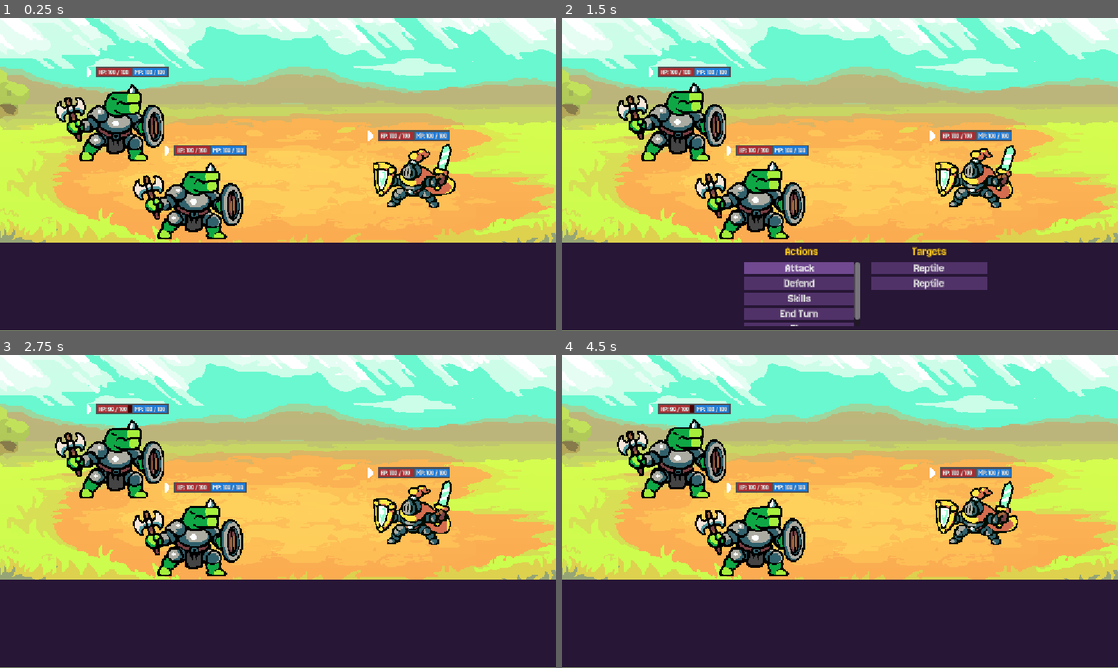
Above: before the commit, frames 1-4 (two rows, left to right).
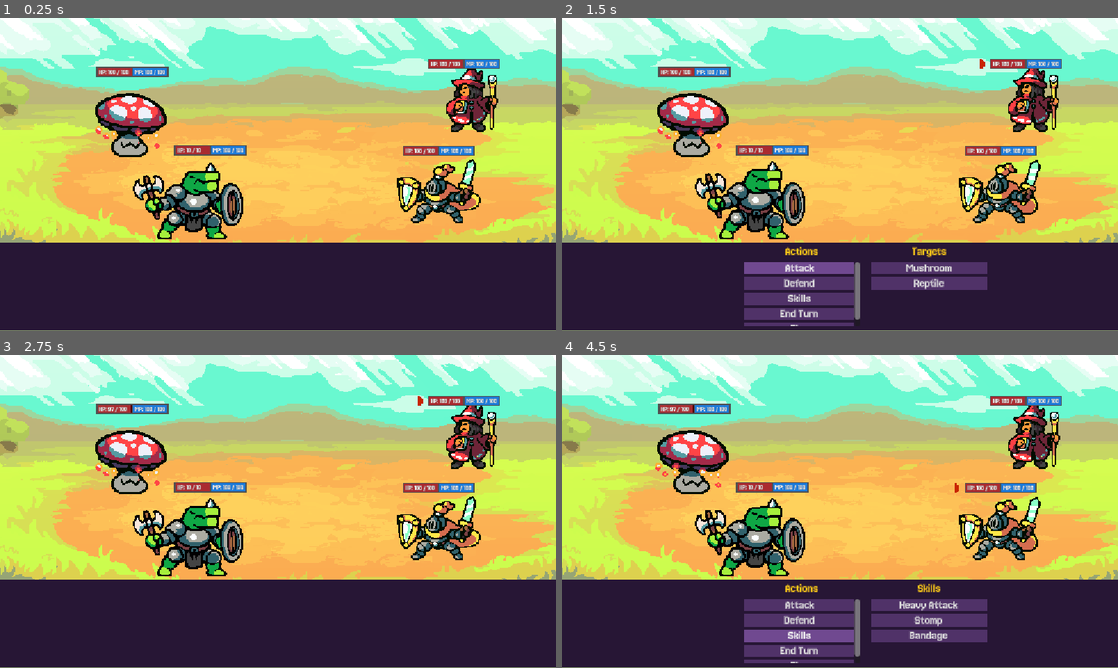
Above: after the commit, the same moments.

Repository: rhirne12/zenva-jrpg
Game: Godot game, scene res://Scenes/Battle/battle.tscn
Two runs of this game, one before a commit and one after it. Both use one fixed random seed, a clock stepped at 60 frames per second and the inputs below.
Inputs (mouse positions are in pixels of both pictures, inside the frame that each line leads up to):
- Up to frame 1 (0.25 s): no input
- Up to frame 2 (1.5 s): click "Attack" at 1.25 s
- Up to frame 3 (2.75 s): click (366, 605) at 2 s, where only the run after the commit has a clickable "Mushroom"
- Up to frame 4 (4.5 s): click (801, 621) at 3.5 s, where only the run after the commit has a clickable "Defend"; click (801, 636) at 4.25 s, where only the run after the commit has a clickable "Skills"

The runs differ from the first frame. In frame 1, 8.0% of the frame differs, in the area x 9-90%, y 13-66%; in frame 2, 8.2%; in frame 3, 8.1%; in frame 4, 14%, in the area x 9-90%, y 13-99%.

Commit message:
Unit 1 complete
--  4 different battlers
     ---  2 Enemies
     ---  2 Players
--  have some base attacks
-- Battle game look is created
-- Dynamic UI for actions
-- Simple Enemy AI

Diff:
--- /dev/null
+++ b/Data/Battlers/Enemies/mushroom.tres
@@ -0,0 +1,14 @@
+[gd_resource type="Resource" script_class="BattlerData" format=3 uid="uid://bgq4mmkcpdqst"]
+
+[ext_resource type="Resource" uid="uid://c15n5cgfopvr1" path="res://Data/Useables/physical_basic_attack.tres" id="1_4yqmx"]
+[ext_resource type="Script" uid="uid://cruyrw5tlcxbo" path="res://Scripts/Common/battler_data.gd" id="1_w3bku"]
+[ext_resource type="Script" uid="uid://d22sxk1qyyrxy" path="res://Scripts/Battle/Useable/skill_data.gd" id="2_4yqmx"]
+[ext_resource type="SpriteFrames" uid="uid://dbqve6lsgvl1j" path="res://Sprites/Battle/EnemyCharacters/mushroom_frames.tres" id="2_oi0df"]
+
+[resource]
+script = ExtResource("1_w3bku")
+display_name = "Mushroom"
+team = 1
+basic_attack = ExtResource("1_4yqmx")
+battle_sprite_frames = ExtResource("2_oi0df")
+metadata/_custom_type_script = "uid://cruyrw5tlcxbo"
--- a/Data/Battlers/Enemies/reptile.tres
+++ b/Data/Battlers/Enemies/reptile.tres
@@ -9,6 +9,17 @@
 script = ExtResource("2_oi8r1")
 display_name = "Reptile"
 team = 1
+base_stats = Dictionary[int, Variant]({
+0: 10,
+1: 100,
+2: 5,
+3: 10,
+4: 4,
+5: 6,
+6: 3,
+7: 90,
+8: 10
+})
 basic_attack = ExtResource("1_c2jb5")
 battle_sprite_frames = ExtResource("2_ur33w")
 metadata/_custom_type_script = "uid://cruyrw5tlcxbo"
--- /dev/null
+++ b/Data/Battlers/Party/wizard.tres
@@ -0,0 +1,15 @@
+[gd_resource type="Resource" script_class="BattlerData" format=3 uid="uid://cs6jycwwjqg1d"]
+
+[ext_resource type="Resource" uid="uid://bgkavewdyw8mb" path="res://Data/Useables/magic_basic_attack.tres" id="1_idsnu"]
+[ext_resource type="Script" uid="uid://cruyrw5tlcxbo" path="res://Scripts/Common/battler_data.gd" id="1_xkv7g"]
+[ext_resource type="Script" uid="uid://d22sxk1qyyrxy" path="res://Scripts/Battle/Useable/skill_data.gd" id="2_m7784"]
+[ext_resource type="SpriteFrames" uid="uid://u7xq0luu4u4q" path="res://Sprites/Battle/PlayerCharacters/wizard_frames.tres" id="2_xrn4f"]
+[ext_resource type="Resource" uid="uid://gs4qhia0y8jp" path="res://Data/Skills/bandage.tres" id="4_xrn4f"]
+
+[resource]
+script = ExtResource("1_xkv7g")
+display_name = "Wizard"
+skills = Array[ExtResource("2_m7784")]([ExtResource("4_xrn4f")])
+basic_attack = ExtResource("1_idsnu")
+battle_sprite_frames = ExtResource("2_xrn4f")
+metadata/_custom_type_script = "uid://cruyrw5tlcxbo"
--- /dev/null
+++ b/Data/Useables/magic_basic_attack.tres
@@ -0,0 +1,15 @@
+[gd_resource type="Resource" script_class="UseableData" format=3 uid="uid://bgkavewdyw8mb"]
+
+[ext_resource type="Script" uid="uid://cig060d47s3q7" path="res://Scripts/Battle/Useable/useable_data.gd" id="1_v66ur"]
+
+[resource]
+script = ExtResource("1_v66ur")
+display_name = "Base Attack"
+description = "Deal 100% magic damage to a single enemy"
+output_type = 2
+power = 0
+scaling_stat = 5
+defending_stat = 6
+crit_chance = 0.2
+accuracy = 0.95
+metadata/_custom_type_script = "uid://cig060d47s3q7"
--- a/Data/Useables/physical_basic_attack.tres
+++ b/Data/Useables/physical_basic_attack.tres
@@ -6,6 +6,7 @@
 script = ExtResource("1_po6y6")
 display_name = "Basic Attack"
 description = "Deal 100% damage to a single enemy"
+output_type = 1
 scaling_stat = 3
 defending_stat = 4
 accuracy = 1.0
--- a/Scenes/Battle/battle.tscn
+++ b/Scenes/Battle/battle.tscn
@@ -6,6 +6,8 @@
 [ext_resource type="Script" uid="uid://dveh1cfcujeor" path="res://Scripts/UI/battle_ui.gd" id="4_o8bsx"]
 [ext_resource type="PackedScene" uid="uid://d06dfaxjyk617" path="res://Scenes/Battle/UI/button_container.tscn" id="4_wqxgi"]
 [ext_resource type="Resource" uid="uid://c1ioqg8c2fpu0" path="res://Data/Battlers/Enemies/reptile.tres" id="6_en5gs"]
+[ext_resource type="Resource" uid="uid://cs6jycwwjqg1d" path="res://Data/Battlers/Party/wizard.tres" id="6_j1k4e"]
+[ext_resource type="Resource" uid="uid://bgq4mmkcpdqst" path="res://Data/Battlers/Enemies/mushroom.tres" id="6_vvvpr"]
 
 [sub_resource type="StyleBoxFlat" id="StyleBoxFlat_aqr0y"]
 bg_color = Color(0.15270719, 0.08587638, 0.20938477, 1)
@@ -14,7 +16,7 @@
 
 [node name="BattleManager" type="Node" parent="." unique_id=8603010 node_paths=PackedStringArray("party", "enemies")]
 script = ExtResource("1_aqr0y")
-party = [NodePath("../PlayerBattler")]
+party = [NodePath("../PlayerBattler"), NodePath("../PlayerBattler2")]
 enemies = [NodePath("../EnemyBattler"), NodePath("../EnemyBattler2")]
 metadata/_custom_type_script = "uid://c5kdu7yoebex8"
 
@@ -60,11 +62,15 @@
 zoom = Vector2(1.5, 1.5)
 
 [node name="PlayerBattler" parent="." unique_id=1998147921 instance=ExtResource("2_aqr0y")]
-position = Vector2(187, 0)
+position = Vector2(256, -99)
+data = ExtResource("6_j1k4e")
+
+[node name="PlayerBattler2" parent="." unique_id=1272965089 instance=ExtResource("2_aqr0y")]
+position = Vector2(221, 21)
 
 [node name="EnemyBattler" parent="." unique_id=920273263 instance=ExtResource("2_aqr0y")]
 position = Vector2(-202, -88)
-data = ExtResource("6_en5gs")
+data = ExtResource("6_vvvpr")
 
 [node name="EnemyBattler2" parent="." unique_id=1114410891 instance=ExtResource("2_aqr0y")]
 position = Vector2(-94, 20)
--- a/Scenes/Battle/battler.tscn
+++ b/Scenes/Battle/battler.tscn
@@ -3,7 +3,7 @@
 [ext_resource type="Script" uid="uid://65kl2kj6u2rg" path="res://Scripts/Battle/Battler/battler.gd" id="1_hwev6"]
 [ext_resource type="FontFile" uid="uid://6t4qsapphueg" path="res://Font/Jersey20-Regular.ttf" id="2_hwev6"]
 [ext_resource type="Resource" uid="uid://detreiohbhv58" path="res://Data/Battlers/Party/knight.tres" id="2_wqhrw"]
-[ext_resource type="SpriteFrames" uid="uid://d3yg26jrp0avx" path="res://Sprites/Battle/EnemyCharacters/reptile_frames.tres" id="3_6scdb"]
+[ext_resource type="SpriteFrames" uid="uid://u7xq0luu4u4q" path="res://Sprites/Battle/PlayerCharacters/wizard_frames.tres" id="3_jj3e4"]
 [ext_resource type="Texture2D" uid="uid://p1mfv4nkr8go" path="res://Sprites/Battle/UI/turn_indicator.png" id="3_wqhrw"]
 [ext_resource type="Script" uid="uid://ckgai8g2mes2q" path="res://Scripts/Battle/Battler/battler_header_bar.gd" id="4_6scdb"]
 [ext_resource type="Script" uid="uid://csckftkmawltw" path="res://Scripts/Battle/Battler/battler_animation.gd" id="4_jj3e4"]
@@ -40,10 +40,9 @@
 shape = SubResource("CircleShape2D_3wdat")
 
 [node name="AnimatedSprite2D" type="AnimatedSprite2D" parent="." unique_id=1980297091]
-sprite_frames = ExtResource("3_6scdb")
-animation = &"hit"
-frame = 4
-frame_progress = 1.0
+sprite_frames = ExtResource("3_jj3e4")
+animation = &"evade"
+frame_progress = 0.12448735
 script = ExtResource("4_jj3e4")
 
 [node name="HeaderBar" type="Control" parent="." unique_id=1606635345]
@@ -114,6 +113,8 @@
 grow_horizontal = 2
 
 [node name="TurnIndicator" type="Sprite2D" parent="." unique_id=766491074]
+visible = false
+modulate = Color(0.78543854, 0.14455897, 2.8878452e-07, 1)
 position = Vector2(-60, -51)
 rotation = 1.5707964
 texture = ExtResource("3_wqhrw")
--- a/Scripts/Battle/Battler/battler.gd
+++ b/Scripts/Battle/Battler/battler.gd
@@ -15,6 +15,9 @@
 var is_alive : bool = true
 
 @onready var anim : BattlerAnimation = $AnimatedSprite2D
+@onready var turn_indicator : Node2D = $TurnIndicator
+
+@onready var battle_manager : BattleManager = get_tree().root.get_node("Main/BattleManager")
 
 # Called when the node enters the scene tree for the first time.
 func _ready() -> void:
@@ -26,6 +29,17 @@
 	ManaChanged.emit(current_mana, current_mana)
 
 	anim.initialize(data)
+
+	battle_manager.TurnBegan.connect(_on_turn_began)
+	battle_manager.TurnEnded.connect(_on_turn_ended)
+
+func _on_turn_began (battler : Battler):
+	if battler == self:
+		turn_indicator.visible = true
+
+func _on_turn_ended (battler : Battler):
+	if battler == self:
+		turn_indicator.visible = false
 
 # Called every frame. 'delta' is the elapsed time since the previous frame.
 func _process(delta: float) -> void:
@@ -78,7 +92,11 @@
 	ManaChanged.emit(current_mana, max_mana)
 
 func evade ():
-	pass
+	print ("Evaded!!")
 
 func die ():
-	pass
+	is_alive = false
+	battle_manager.battler_died(self)
+
+	await get_tree().create_timer(0.3).timeout
+	visible = false
--- /dev/null
+++ b/Scripts/Battle/action_calculator.gd
@@ -0,0 +1,81 @@
+class_name ActionCalculator
+extends Node
+
+class ActionResult:
+	var amount : int = 0
+	var is_hit : bool = false
+	var is_crit : bool = false
+	var is_heal : bool = false
+
+static func calculate (actor : Battler, target : Battler, useable : UseableData) -> ActionResult:
+	var result = ActionResult.new()
+
+	## if hit is evaded, just return defaults - no damage calculation needed
+	if _evaded(actor, target, useable):
+		print("%s evaded!!" % target.data.display_name)
+		return result
+
+	match useable.output_type:
+		UseableData.OutputType.PHYSICAL:
+			result = _calculate_physical(actor, target, useable)
+		UseableData.OutputType.MAGIC:
+			result = _calculate_magical(actor, target, useable)
+		UseableData.OutputType.HEAL:
+			result = _calculate_heal(target, useable)
+
+	return result
+
+static func _calculate_physical (actor : Battler, target : Battler, useable : UseableData) -> ActionResult:
+	var result : ActionResult = ActionResult.new()
+	var scaling = actor.get_stat(useable.scaling_stat)
+	var defending = target.get_stat(useable.defending_stat)
+
+	## get our base damage and multiple any power scalers
+	var base = scaling * (useable.power / 100)
+
+	## is this a critical hit, if so, add additional damage
+	if randf() < useable.crit_chance:
+		result.is_crit = true
+		base *= 2  ## crit hit doubles damage
+
+	result.is_hit = true
+	result.amount = max(base - defending, 0)
+
+	return result
+
+static func _calculate_magical(actor : Battler, target : Battler, useable : UseableData) -> ActionResult:
+	var result : ActionResult = ActionResult.new()
+	var scaling = actor.get_stat(useable.scaling_stat)
+	var defending = target.get_stat(useable.defending_stat)
+
+	## get our base damage and multiple any power scalers
+	var base = scaling + useable.power
+
+	## is this a critical hit, if so, add additional damage
+	if randf() < useable.crit_chance:
+		result.is_crit = true
+		base *= 2  ## crit hit doubles damage
+
+	result.is_hit = true
+	result.amount = max(base - defending, 0)
+
+	return result
+
+static func _calculate_heal (target : Battler, useable : UseableData) -> ActionResult:
+	var result : ActionResult = ActionResult.new()
+
+	result.is_heal = true
+	result.amount = useable.power
+
+	return result
+
+static func _evaded (actor : Battler, target : Battler, useable :UseableData) -> bool:
+	if useable.output_type == UseableData.OutputType.HEAL:
+		return false
+
+	if randf() > useable.accuracy:
+		return true
+
+	var evasion = target.get_stat(BattlerData.Stat.EVASION)
+
+	return randf_range(0,100) < evasion
--- a/Scripts/Battle/battle_manager.gd
+++ b/Scripts/Battle/battle_manager.gd
@@ -59,7 +59,7 @@
 	current_actor = turn_queue.pop_front()
 
 	## make sure actor is still alive, if not, get the next actor
-	if (not current_actor.is_alive):
+	if not current_actor.is_alive:
 		_next_battler_turn()
 		return
 
@@ -90,7 +90,13 @@
 	if current_actor.data.team == BattlerData.Team.PARTY:
 		pass # Do nothing as this is managed by the BattleUI script
 	else:
-		pass # Decide ememy's actoon and execute it
+		## create a basic enemy AI to simply attack a random player
+		current_action = BattleAction.new()
+		current_action.actor = current_actor
+		current_action.targets = [alive_party.pick_random()]
+		current_action.type = BattleAction.Type.BASIC_ATTACK
+		current_action.useable = current_actor.data.basic_attack
+		_change_state(State.TURN_RESOLUTION)
 
 func _enter_turn_resolutions ():
 	## if we send over a null action, simply move on to next person turn - should not happen
@@ -109,10 +115,17 @@
 	## wait 1 second before moving to next battler turn
 	await get_tree().create_timer(1.0).timeout
 
+	## if our state has changed while we are waiting, just return don't go to next battler
+	if state != State.TURN_RESOLUTION:
+		return
+
 	_next_battler_turn()
 
 func _enter_end ():
-	pass
+	if alive_enemies.is_empty():
+		print("Party wins!")
+	else:
+		print("Enemies wins!")
 
 func _enter_flee ():
 	pass
@@ -123,11 +136,17 @@
 
 func _execute_useable ():
 	for target in current_action.targets:
-		if current_action.useable.output_type == UseableData.OutputType.HEAL:
-			target.heal(current_action.useable.power)
+		var result = ActionCalculator.calculate(current_actor, target, current_action.useable)
+
+		if result.is_heal:
+			target.heal(result.amount)
+		elif not result.is_hit:
+			target.evade()
 		else:
-			var dmg : int = current_action.actor.get_stat(BattlerData.Stat.ATTACK)
-			target.take_damage(dmg)
+			if result.is_crit:
+				## Play unique sound / effect
+				pass
+			target.take_damage(result.amount)
 
 func _execute_skill ():
 	var skill : SkillData = current_action.useable
@@ -144,3 +163,9 @@
 
 func _execute_flee ():
 	pass
+
+func battler_died (battler : Battler):
+	print("%s has been defeated!" % battler.data.display_name)
+
+	if alive_enemies.is_empty() or alive_party.is_empty():
+		_change_state(State.END)
--- a/Scripts/UI/battle_ui.gd
+++ b/Scripts/UI/battle_ui.gd
@@ -121,7 +121,7 @@
 	_display_skills()
 
 func _on_end_turn_selected ():
-	print("End Turn Selected!!")
+	battle_manager.submit_player_input(null)
 
 func _on_flee_selected ():
 	print("Flee Selected!!")
--- /dev/null
+++ b/Sprites/Battle/EnemyCharacters/mushroom_frames.tres
@@ -0,0 +1,187 @@
+[gd_resource type="SpriteFrames" format=3 uid="uid://dbqve6lsgvl1j"]
+
+[ext_resource type="Texture2D" uid="uid://bkx6qxy22sjc1" path="res://Sprites/Battle/EnemyCharacters/mushroom.png" id="1_lpo7q"]
+
+[sub_resource type="AtlasTexture" id="AtlasTexture_bbkes"]
+atlas = ExtResource("1_lpo7q")
+region = Rect2(384, 306, 192, 153)
+
+[sub_resource type="AtlasTexture" id="AtlasTexture_sua4b"]
+atlas = ExtResource("1_lpo7q")
+region = Rect2(576, 306, 192, 153)
+
+[sub_resource type="AtlasTexture" id="AtlasTexture_5tmgh"]
+atlas = ExtResource("1_lpo7q")
+region = Rect2(768, 306, 192, 153)
+
+[sub_resource type="AtlasTexture" id="AtlasTexture_lqd3h"]
+atlas = ExtResource("1_lpo7q")
+region = Rect2(0, 459, 192, 153)
+
+[sub_resource type="AtlasTexture" id="AtlasTexture_v87tm"]
+atlas = ExtResource("1_lpo7q")
+region = Rect2(192, 459, 192, 153)
+
+[sub_resource type="AtlasTexture" id="AtlasTexture_rmxt6"]
+atlas = ExtResource("1_lpo7q")
+region = Rect2(384, 459, 192, 153)
+
+[sub_resource type="AtlasTexture" id="AtlasTexture_1ksm2"]
+atlas = ExtResource("1_lpo7q")
+region = Rect2(576, 459, 192, 153)
+
+[sub_resource type="AtlasTexture" id="AtlasTexture_4fqtf"]
+atlas = ExtResource("1_lpo7q")
+region = Rect2(768, 459, 192, 153)
+
+[sub_resource type="AtlasTexture" id="AtlasTexture_lpo7q"]
+atlas = ExtResource("1_lpo7q")
+region = Rect2(0, 612, 192, 153)
+
+[sub_resource type="AtlasTexture" id="AtlasTexture_6uvuf"]
+atlas = ExtResource("1_lpo7q")
+region = Rect2(768, 612, 192, 153)
+
+[sub_resource type="AtlasTexture" id="AtlasTexture_xp2te"]
+atlas = ExtResource("1_lpo7q")
+region = Rect2(0, 765, 192, 153)
+
+[sub_resource type="AtlasTexture" id="AtlasTexture_lo52h"]
+atlas = ExtResource("1_lpo7q")
+region = Rect2(192, 765, 192, 153)
+
+[sub_resource type="AtlasTexture" id="AtlasTexture_ficjh"]
+atlas = ExtResource("1_lpo7q")
+region = Rect2(384, 765, 192, 153)
+
+[sub_resource type="AtlasTexture" id="AtlasTexture_3mxx7"]
+atlas = ExtResource("1_lpo7q")
+region = Rect2(576, 765, 192, 153)
+
+[sub_resource type="AtlasTexture" id="AtlasTexture_bvqj6"]
+atlas = ExtResource("1_lpo7q")
+region = Rect2(768, 765, 192, 153)
+
+[sub_resource type="AtlasTexture" id="AtlasTexture_u784y"]
+atlas = ExtResource("1_lpo7q")
+region = Rect2(0, 918, 192, 153)
+
+[sub_resource type="AtlasTexture" id="AtlasTexture_5nmve"]
+atlas = ExtResource("1_lpo7q")
+region = Rect2(192, 918, 192, 153)
+
+[sub_resource type="AtlasTexture" id="AtlasTexture_60mfr"]
+atlas = ExtResource("1_lpo7q")
+region = Rect2(384, 918, 192, 153)
+
+[sub_resource type="AtlasTexture" id="AtlasTexture_0oia6"]
+atlas = ExtResource("1_lpo7q")
+region = Rect2(0, 0, 192, 153)
+
+[sub_resource type="AtlasTexture" id="AtlasTexture_fgg3h"]
+atlas = ExtResource("1_lpo7q")
+region = Rect2(192, 0, 192, 153)
+
+[sub_resource type="AtlasTexture" id="AtlasTexture_ym7k0"]
+atlas = ExtResource("1_lpo7q")
+region = Rect2(384, 0, 192, 153)
+
+[sub_resource type="AtlasTexture" id="AtlasTexture_j1aba"]
+atlas = ExtResource("1_lpo7q")
+region = Rect2(576, 0, 192, 153)
+
+[sub_resource type="AtlasTexture" id="AtlasTexture_6mdpi"]
+atlas = ExtResource("1_lpo7q")
+region = Rect2(768, 0, 192, 153)
+
+[resource]
+animations = [{
+"frames": [{
+"duration": 1.0,
+"texture": SubResource("AtlasTexture_bbkes")
+}, {
+"duration": 1.0,
+"texture": SubResource("AtlasTexture_sua4b")
+}, {
+"duration": 1.0,
+"texture": SubResource("AtlasTexture_5tmgh")
+}, {
+"duration": 1.0,
+"texture": SubResource("AtlasTexture_lqd3h")
+}, {
+"duration": 1.0,
+"texture": SubResource("AtlasTexture_v87tm")
+}, {
+"duration": 1.0,
+"texture": SubResource("AtlasTexture_rmxt6")
+}, {
+"duration": 1.0,
+"texture": SubResource("AtlasTexture_1ksm2")
+}, {
+"duration": 1.0,
+"texture": SubResource("AtlasTexture_4fqtf")
+}],
+"loop": 0,
+"name": &"attack",
+"speed": 12.0
+}, {
+"frames": [{
+"duration": 1.0,
+"texture": SubResource("AtlasTexture_lpo7q")
+}, {
+"duration": 1.0,
+"texture": SubResource("AtlasTexture_6uvuf")
+}, {
+"duration": 1.0,
+"texture": SubResource("AtlasTexture_xp2te")
+}, {
+"duration": 1.0,
+"texture": SubResource("AtlasTexture_lo52h")
+}, {
+"duration": 1.0,
+"texture": SubResource("AtlasTexture_ficjh")
+}, {
+"duration": 1.0,
+"texture": SubResource("AtlasTexture_3mxx7")
+}],
+"loop": 0,
+"name": &"evade",
+"speed": 12.0
+}, {
+"frames": [{
+"duration": 1.0,
+"texture": SubResource("AtlasTexture_bvqj6")
+}, {
+"duration": 1.0,
+"texture": SubResource("AtlasTexture_u784y")
+}, {
+"duration": 1.0,
+"texture": SubResource("AtlasTexture_5nmve")
+}, {
+"duration": 1.0,
+"texture": SubResource("AtlasTexture_60mfr")
+}],
+"loop": 0,
+"name": &"hit",
+"speed": 10.0
+}, {
+"frames": [{
+"duration": 1.0,
+"texture": SubResource("AtlasTexture_0oia6")
+}, {
+"duration": 1.0,
+"texture": SubResource("AtlasTexture_fgg3h")
+}, {
+"duration": 1.0,
+"texture": SubResource("AtlasTexture_ym7k0")
+}, {
+"duration": 1.0,
+"texture": SubResource("AtlasTexture_j1aba")
+}, {
+"duration": 1.0,
+"texture": SubResource("AtlasTexture_6mdpi")
+}],
+"loop": 1,
+"name": &"idle",
+"speed": 12.0
+}]
--- /dev/null
+++ b/Sprites/Battle/PlayerCharacters/wizard_frames.tres
@@ -0,0 +1,187 @@
+[gd_resource type="SpriteFrames" format=3 uid="uid://u7xq0luu4u4q"]
+
+[ext_resource type="Texture2D" uid="uid://ctu4vkm286aid" path="res://Sprites/Battle/PlayerCharacters/wizard.png" id="1_y467j"]
+
+[sub_resource type="AtlasTexture" id="AtlasTexture_o078m"]
+atlas = ExtResource("1_y467j")
+region = Rect2(0, 106, 161, 106)
+
+[sub_resource type="AtlasTexture" id="AtlasTexture_k13jw"]
+atlas = ExtResource("1_y467j")
+region = Rect2(161, 106, 161, 106)
+
+[sub_resource type="AtlasTexture" id="AtlasTexture_ysh31"]
+atlas = ExtResource("1_y467j")
+region = Rect2(322, 106, 161, 106)
+
+[sub_resource type="AtlasTexture" id="AtlasTexture_bw13e"]
+atlas = ExtResource("1_y467j")
+region = Rect2(483, 106, 161, 106)
+
+[sub_resource type="AtlasTexture" id="AtlasTexture_hyunw"]
+atlas = ExtResource("1_y467j")
+region = Rect2(644, 106, 161, 106)
+
+[sub_resource type="AtlasTexture" id="AtlasTexture_ecrs5"]
+atlas = ExtResource("1_y467j")
+region = Rect2(805, 106, 161, 106)
+
+[sub_resource type="AtlasTexture" id="AtlasTexture_q60ld"]
+atlas = ExtResource("1_y467j")
+region = Rect2(161, 212, 161, 106)
+
+[sub_resource type="AtlasTexture" id="AtlasTexture_1denb"]
+atlas = ExtResource("1_y467j")
+region = Rect2(322, 212, 161, 106)
+
+[sub_resource type="AtlasTexture" id="AtlasTexture_x8ymo"]
+atlas = ExtResource("1_y467j")
+region = Rect2(322, 318, 161, 106)
+
+[sub_resource type="AtlasTexture" id="AtlasTexture_asqdc"]
+atlas = ExtResource("1_y467j")
+region = Rect2(483, 318, 161, 106)
+
+[sub_resource type="AtlasTexture" id="AtlasTexture_0sv4q"]
+atlas = ExtResource("1_y467j")
+region = Rect2(644, 318, 161, 106)
+
+[sub_resource type="AtlasTexture" id="AtlasTexture_mcjhi"]
+atlas = ExtResource("1_y467j")
+region = Rect2(805, 318, 161, 106)
+
+[sub_resource type="AtlasTexture" id="AtlasTexture_q3880"]
+atlas = ExtResource("1_y467j")
+region = Rect2(161, 530, 161, 106)
+
+[sub_resource type="AtlasTexture" id="AtlasTexture_np8iy"]
+atlas = ExtResource("1_y467j")
+region = Rect2(322, 530, 161, 106)
+
+[sub_resource type="AtlasTexture" id="AtlasTexture_2rx6l"]
+atlas = ExtResource("1_y467j")
+region = Rect2(483, 530, 161, 106)
+
+[sub_resource type="AtlasTexture" id="AtlasTexture_lq7a3"]
+atlas = ExtResource("1_y467j")
+region = Rect2(644, 530, 161, 106)
+
+[sub_resource type="AtlasTexture" id="AtlasTexture_2viur"]
+atlas = ExtResource("1_y467j")
+region = Rect2(805, 530, 161, 106)
+
+[sub_resource type="AtlasTexture" id="AtlasTexture_mwhrt"]
+atlas = ExtResource("1_y467j")
+region = Rect2(0, 0, 161, 106)
+
+[sub_resource type="AtlasTexture" id="AtlasTexture_je8n4"]
+atlas = ExtResource("1_y467j")
+region = Rect2(161, 0, 161, 106)
+
+[sub_resource type="AtlasTexture" id="AtlasTexture_rpwqo"]
+atlas = ExtResource("1_y467j")
+region = Rect2(322, 0, 161, 106)
+
+[sub_resource type="AtlasTexture" id="AtlasTexture_ay87d"]
+atlas = ExtResource("1_y467j")
+region = Rect2(483, 0, 161, 106)
+
+[sub_resource type="AtlasTexture" id="AtlasTexture_mcmau"]
+atlas = ExtResource("1_y467j")
+region = Rect2(644, 0, 161, 106)
+
+[sub_resource type="AtlasTexture" id="AtlasTexture_tmtcw"]
+atlas = ExtResource("1_y467j")
+region = Rect2(805, 0, 161, 106)
+
+[resource]
+animations = [{
+"frames": [{
+"duration": 1.0,
+"texture": SubResource("AtlasTexture_o078m")
+}, {
+"duration": 1.0,
+"texture": SubResource("AtlasTexture_k13jw")
+}, {
+"duration": 1.0,
+"texture": SubResource("AtlasTexture_ysh31")
+}, {
+"duration": 1.0,
+"texture": SubResource("AtlasTexture_bw13e")
+}, {
+"duration": 1.0,
+"texture": SubResource("AtlasTexture_hyunw")
+}, {
+"duration": 1.0,
+"texture": SubResource("AtlasTexture_ecrs5")
+}],
+"loop": 0,
+"name": &"attack",
+"speed": 12.0
+}, {
+"frames": [{
+"duration": 1.0,
+"texture": SubResource("AtlasTexture_q60ld")
+}, {
+"duration": 1.0,
+"texture": SubResource("AtlasTexture_1denb")
+}, {
+"duration": 1.0,
+"texture": SubResource("AtlasTexture_x8ymo")
+}, {
+"duration": 1.0,
+"texture": SubResource("AtlasTexture_asqdc")
+}, {
+"duration": 1.0,
+"texture": SubResource("AtlasTexture_0sv4q")
+}, {
+"duration": 1.0,
+"texture": SubResource("AtlasTexture_mcjhi")
+}],
+"loop": 1,
+"name": &"evade",
+"speed": 5.0
+}, {
+"frames": [{
+"duration": 1.0,
+"texture": SubResource("AtlasTexture_q3880")
+}, {
+"duration": 1.0,
+"texture": SubResource("AtlasTexture_np8iy")
+}, {
+"duration": 1.0,
+"texture": SubResource("AtlasTexture_2rx6l")
+}, {
+"duration": 1.0,
+"texture": SubResource("AtlasTexture_lq7a3")
+}, {
+"duration": 1.0,
+"texture": SubResource("AtlasTexture_2viur")
+}],
+"loop": 0,
+"name": &"hit",
+"speed": 12.0
+}, {
+"frames": [{
+"duration": 1.0,
+"texture": SubResource("AtlasTexture_mwhrt")
+}, {
+"duration": 1.0,
+"texture": SubResource("AtlasTexture_je8n4")
+}, {
+"duration": 1.0,
+"texture": SubResource("AtlasTexture_rpwqo")
+}, {
+"duration": 1.0,
+"texture": SubResource("AtlasTexture_ay87d")
+}, {
+"duration": 1.0,
+"texture": SubResource("AtlasTexture_mcmau")
+}, {
+"duration": 1.0,
+"texture": SubResource("AtlasTexture_tmtcw")
+}],
+"loop": 1,
+"name": &"idle",
+"speed": 12.0
+}]
Not shown, added: Scripts/Battle/action_calculator.gd.uid
